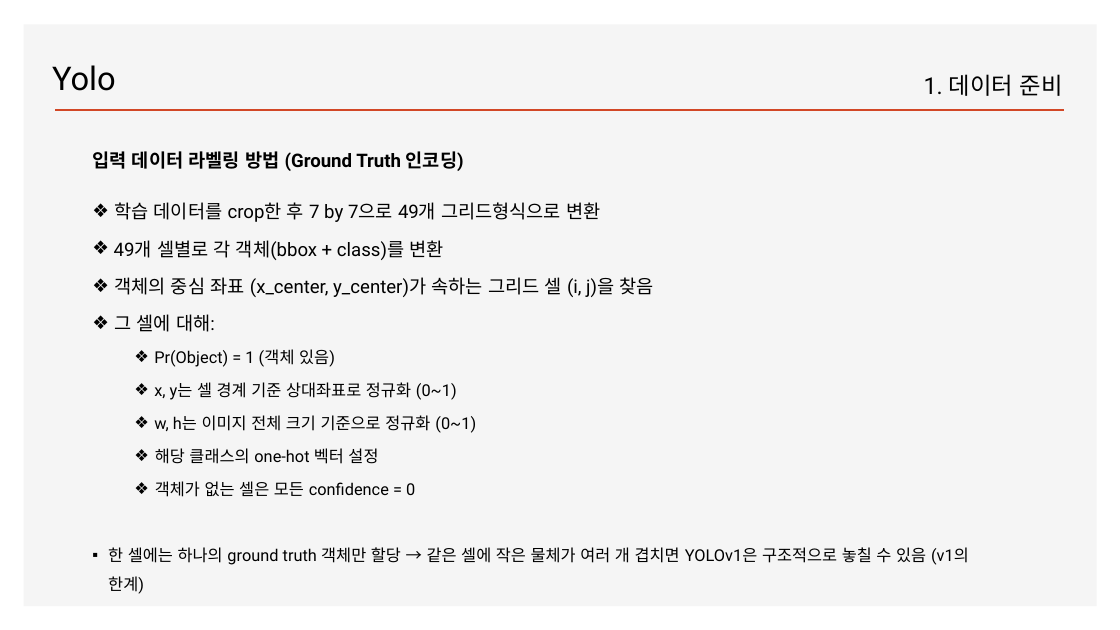
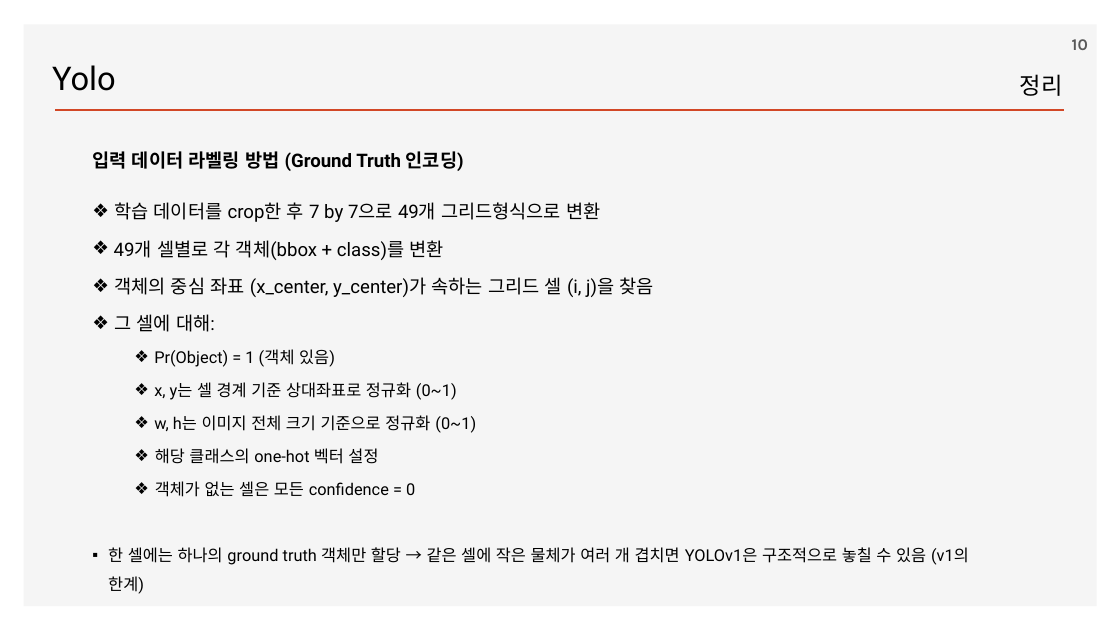
Before and after one commit to ancestor9/2026_Fall_Deep-Learning-with-Python, a slide deck: slide 10 of Chapter 12 Object detection.pptx (slide 9 before the commit). Drawn at 1120x630 pixels with LibreOffice and Linux fonts; fonts in the diff are those of the drawing; background and template pictures are left out. Boxes give left, top, right and bottom in pixels: in the first picture for what was removed or moved away, otherwise in the second. Text is boxed around its words. In the diff, an @@ line names an element or a change of style, - is before the commit and + after.

```diff
--- a/Chapter 12 Object detection.pptx
+++ b/Chapter 12 Object detection.pptx
@@ page number added at [1072, 39, 1088, 50], 14 pt, text #595959, bold @@
+10
@@ text at [1020, 74, 1063, 96]: text changed @@
-1. 데이터 준비
+정리
```
Also in this commit, not shown: 29 other slides changed, 3 slides added, 2 slides removed.
